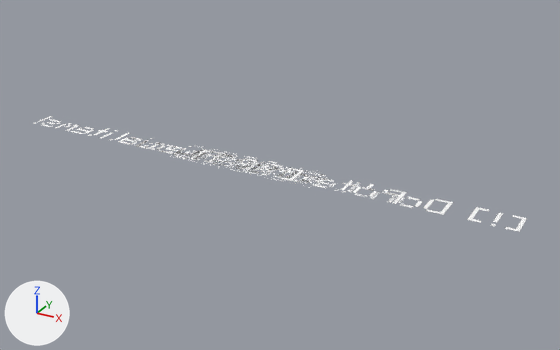
The FBX model Sign Resources/Mesh/SignMesh.fbx: old version first, new version second.
Rendered twice from a 50 mm camera at (11.52, -18.77, 9.28) aimed at (0.96, 0.43, -0.31). Arrows for +X, +Y and +Z are at lower left; the lights stay in place.

Names of what the first picture shows: 'IDK', 'classic', 'items', 'potential', 'special'.
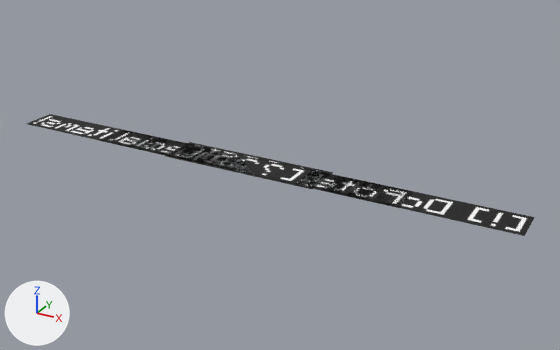
Where the change shows, as pixel boxes [x1, y1, x2, y2] in the pictures (560 x 350 px):
'items', surface changed: [27, 114, 535, 236] in both
'potential', surface changed (white to grey): [103, 131, 414, 208] in both
'classic', surface changed (white to grey): [166, 142, 333, 189] in both
'IDK', surface changed: [189, 149, 312, 184] in both
'special', surface changed (white to grey): [167, 144, 327, 188] in both

What changed in the scene script:
```text
Add img_ascii_png_001:
    img_ascii_png_001 = load_image('ascii.png.001', '../../ToN Sign/Sign Resources/Materials/ascii.png', 512, 512, 'sRGB')
Change mat_default_material_009:
    where n2 = _N.new('ShaderNodeTexImage'); n2.name = 'Image Texture'
    remove n3 = _N.new('ShaderNodeTexImage'); n3.name = 'Image Texture.001'
    remove n3.image = img_ascii_png
    n2.image: img_ascii_png -> img_ascii_png_001
    where n0 = _N.new('ShaderNodeBsdfPrincipled'); n0.name = 'Principled BSDF'
    remove _L.new(n3.outputs[0], n0.inputs[4])  # 'Color' to 'Alpha'
Change mat_default_material_008:
    where n2 = _N.new('ShaderNodeTexImage'); n2.name = 'Image Texture'
    remove n3 = _N.new('ShaderNodeTexImage'); n3.name = 'Image Texture.001'
    remove n3.image = img_ascii_png
    n2.image: img_ascii_png -> img_ascii_png_001
    where n0 = _N.new('ShaderNodeBsdfPrincipled'); n0.name = 'Principled BSDF'
    remove _L.new(n3.outputs[0], n0.inputs[4])  # 'Color' to 'Alpha'
Change mat_default_material_006:
    remove n3 = _N.new('ShaderNodeTexImage'); n3.name = 'Image Texture.001'
    remove n3.image = img_ascii_png
    where n0 = _N.new('ShaderNodeBsdfPrincipled'); n0.name = 'Principled BSDF'
    remove _L.new(n3.outputs[0], n0.inputs[4])  # 'Color' to 'Alpha'
Change mat_default_material_011:
    where n2 = _N.new('ShaderNodeTexImage'); n2.name = 'Image Texture'
    remove n3 = _N.new('ShaderNodeTexImage'); n3.name = 'Image Texture.001'
    remove n3.image = img_ascii_png
    n2.image: img_ascii_png -> img_ascii_png_001
    where n0 = _N.new('ShaderNodeBsdfPrincipled'); n0.name = 'Principled BSDF'
    remove _L.new(n3.outputs[0], n0.inputs[4])  # 'Color' to 'Alpha'
Change mat_default_material_007:
    where n2 = _N.new('ShaderNodeTexImage'); n2.name = 'Image Texture'
    remove n3 = _N.new('ShaderNodeTexImage'); n3.name = 'Image Texture.001'
    remove n3.image = img_ascii_png
    n2.image: img_ascii_png -> img_ascii_png_001
    where n0 = _N.new('ShaderNodeBsdfPrincipled'); n0.name = 'Principled BSDF'
    remove _L.new(n3.outputs[0], n0.inputs[4])  # 'Color' to 'Alpha'
```
